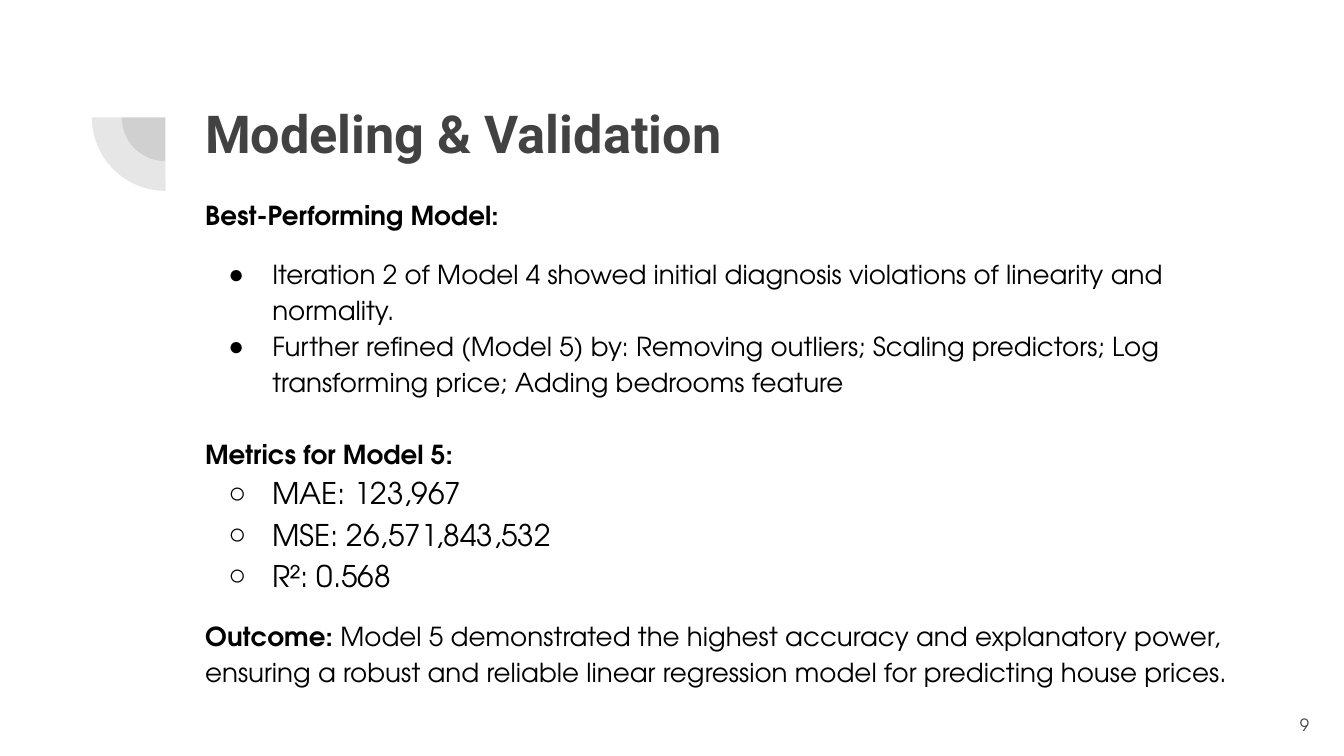
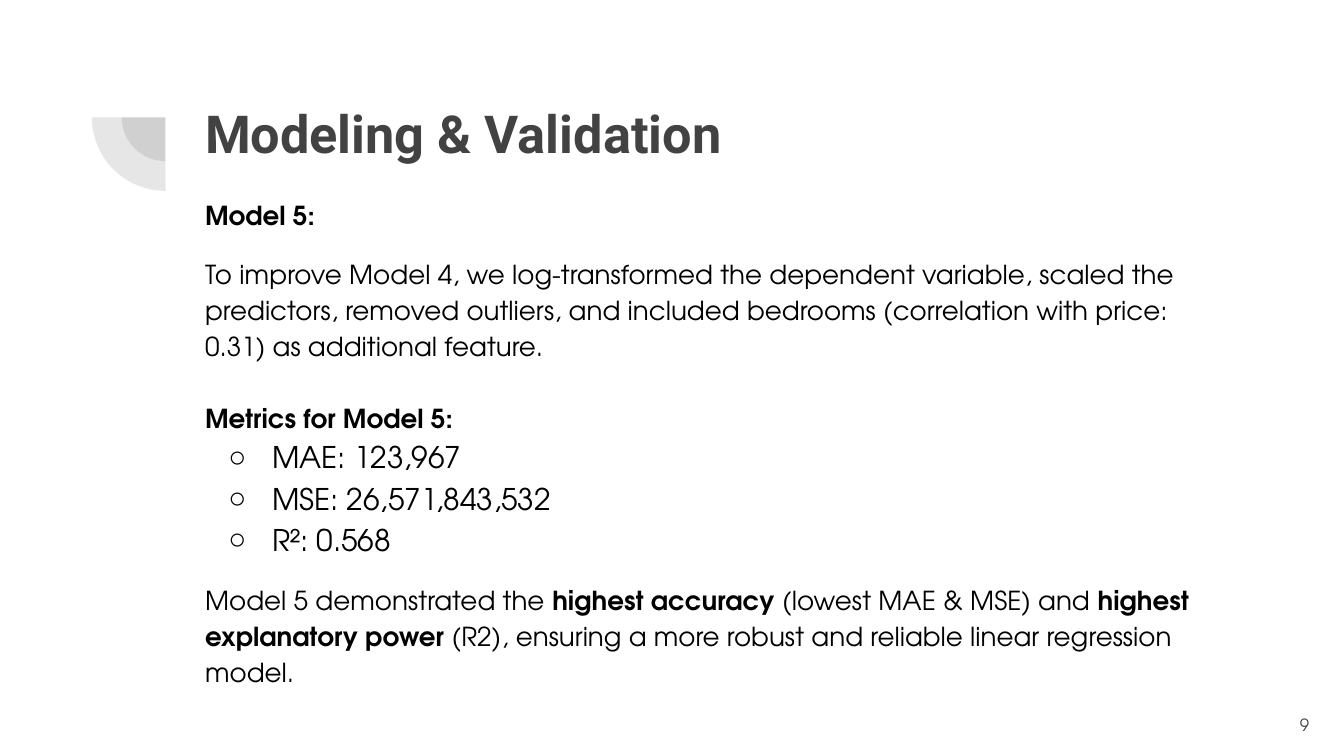
Before and after one commit to engige/king_county_modeling_project_g19, a slide deck: slide 9 of deliverables/King_County_Housing_Price_Modeling.pptx. Drawn at 1344x756 pixels with LibreOffice and Linux fonts; fonts in the diff are those of the drawing. Boxes give left, top, right and bottom in pixels: in the first picture for what was removed or moved away, otherwise in the second. Text is boxed around its words. In the diff, an @@ line names an element or a change of style, - is before the commit and + after.

Commit message:
further updates

```diff
--- a/deliverables/King_County_Housing_Price_Modeling.pptx
+++ b/deliverables/King_County_Housing_Price_Modeling.pptx
@@ text at (205, 205, 1174, 362): text changed @@
-Best-Performing Model:
-● Iteration 2 of Model 4 showed initial diagnosis violations of linearity and normality.
-● Further refined (Model 5) by: Removing outliers; Scaling predictors; Log transforming price; Adding bedrooms feature
+Model 5:
+To improve Model 4, we log-transformed the dependent variable, scaled the predictors, removed outliers, and included bedrooms (correlation with price: 0.31) as additional feature.
@@ text at (205, 590, 1189, 683): text changed @@
-Outcome: Model 5 demonstrated the highest accuracy and explanatory power, ensuring a robust and reliable linear regression model for predicting house prices.
+Model 5 demonstrated the highest accuracy (lowest MAE & MSE) and highest explanatory power (R2), ensuring a more robust and reliable linear regression model.
```
Also in this commit, not shown: 5 other slides changed, 2 other files.
